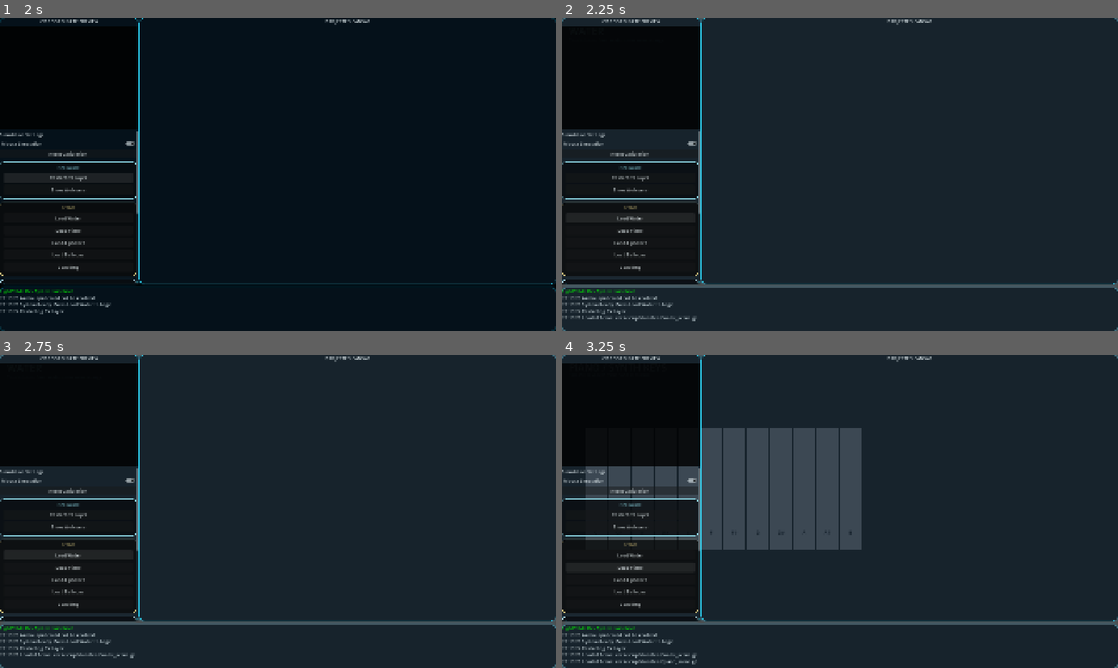
Above: before the commit, frames 1-4 (two rows, left to right).
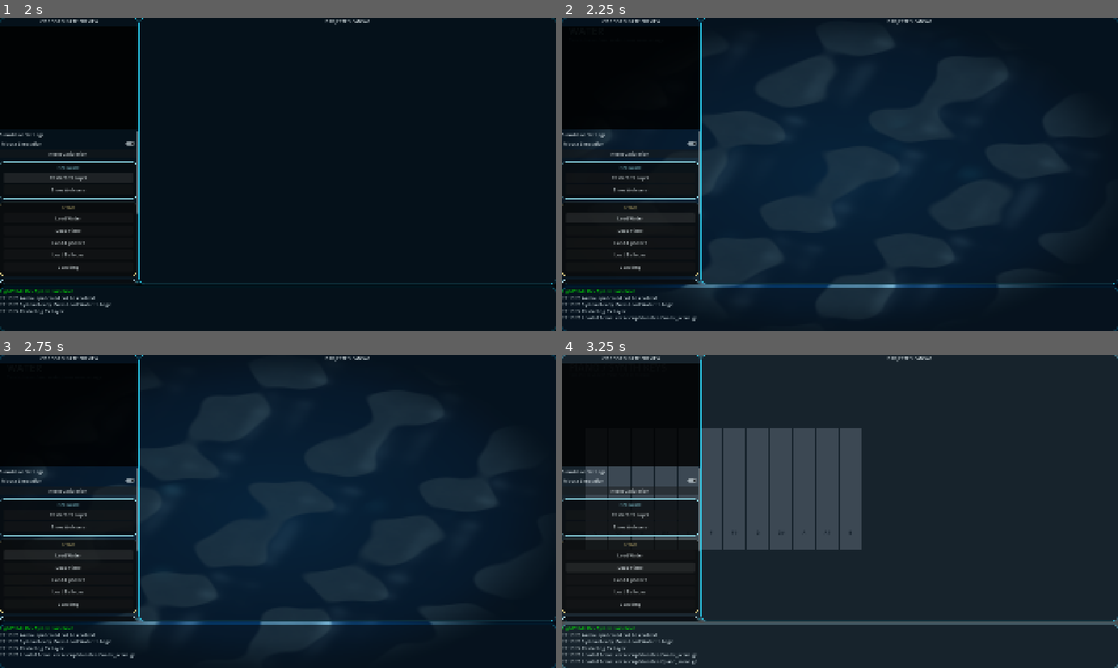
Above: after the commit, the same moments.

Repository: Illusiontechnique/LightTable
Game: Godot game, scene res://scenes/main.tscn
Same seed, same stepped clock (60 frames per second), same inputs: the game is played once before the commit and once after it.
Inputs:
- Up to frame 1 (2 s): click "Mouse Simulation" at 0.5 s; click "Restart CV Layer" at 1.25 s
- Up to frame 2 (2.25 s): click "Load Water" at 2 s
- Up to frame 3 (2.75 s): no input
- Up to frame 4 (3.25 s): click "Load Piano" at 2.75 s

Frame 1 is identical in both runs. In frame 2, 3.1% of the frame differs, in the area x 0-100%, y 0-100%; in frame 3, 3.2%; in frame 4, nothing differs.
Error before the commit: Invalid access to property or key 'socket' on a base object of type 'Node (osc_receiver.gd)'. (res://scripts/main.gd:421)
Error after the commit: Invalid access to property or key 'socket' on a base object of type 'Node (osc_receiver.gd)'. (res://scripts/main.gd:422)

Commit message:
Add logger autoload singleton and integrate logging into main and water scene scripts
Co-authored-by: Copilot <copilot@github.com>

Diff:
--- a/visual_layer/project.godot
+++ b/visual_layer/project.godot
@@ -21,3 +21,7 @@
 [network]
 
 limits/debugger/max_chars_per_second=32768
+
+[autoload]
+
+LTLog="*res://scripts/logger.gd"
--- a/visual_layer/scripts/content/water_scene.gd
+++ b/visual_layer/scripts/content/water_scene.gd
@@ -28,21 +28,28 @@
 # ─────────────────────────────────────────────────────────────────────────────
 
 func _ready() -> void:
-	# Dark ocean backdrop so nothing bleeds through at the edges
+	var vp_size := get_viewport_rect().size
+
+	# Dark ocean backdrop — explicit size since parent is Node2D (anchors don't apply)
 	var bg := ColorRect.new()
 	bg.color = Color(0.01, 0.03, 0.10)
-	bg.set_anchors_and_offsets_preset(Control.PRESET_FULL_RECT)
+	bg.position = Vector2.ZERO
+	bg.size = vp_size
 	add_child(bg)
 	move_child(bg, 0)
 
 	# Full-screen water shader surface
 	water_surface = ColorRect.new()
 	water_surface.name = "WaterSurface"
-	water_surface.set_anchors_and_offsets_preset(Control.PRESET_FULL_RECT)
+	water_surface.position = Vector2.ZERO
+	water_surface.size = vp_size
 	water_material = ShaderMaterial.new()
 	water_material.shader = load("res://assets/shaders/water.gdshader")
 	water_surface.material = water_material
 	add_child(water_surface)
+
+	# Re-size on window resize
+	get_viewport().size_changed.connect(_on_viewport_size_changed)
 
 	# Prime the aspect ratio before the first frame
 	_update_aspect()
@@ -65,6 +72,14 @@
 	var vp := get_viewport_rect().size
 	if vp.y > 0.0:
 		water_material.set_shader_parameter("aspect_ratio", vp.x / vp.y)
+
+
+func _on_viewport_size_changed() -> void:
+	var vp := get_viewport_rect().size
+	water_surface.size = vp
+	# Resize bg too (first child)
+	if get_child_count() > 0 and get_child(0) is ColorRect:
+		get_child(0).size = vp
 
 # ─────────────────────────────────────────────────────────────────────────────
 
--- /dev/null
+++ b/visual_layer/scripts/logger.gd
@@ -0,0 +1,144 @@
+extends Node
+
+# ─────────────────────────────────────────────────────────────────────────────
+#  Logger — autoload singleton
+#
+#  Writes structured log lines to  user://logs/YYYY-MM-DD.log
+#  On startup, any log file older than 7 days is deleted automatically.
+#
+#  Usage anywhere in the project:
+#      Logger.info("System ready")
+#      Logger.warn("Calibration data missing")
+#      Logger.error("Shader failed to load")
+#      Logger.event("scene_load", {"scene": "water", "fps": Engine.get_frames_per_second()})
+#
+#  Read recent logs at runtime:
+#      var lines = Logger.read_recent(3)   # last 3 days, returns Array[String]
+# ─────────────────────────────────────────────────────────────────────────────
+
+const MAX_AGE_DAYS  := 7
+const LOG_DIR       := "user://logs"
+
+var _log_file  : FileAccess = null
+var _today_path : String    = ""
+
+# ── Startup ───────────────────────────────────────────────────────────────────
+
+func _ready() -> void:
+	DirAccess.make_dir_recursive_absolute(LOG_DIR)
+	_purge_old_logs()
+	_open_today()
+	info("=== LightTable session start ===")
+	var ver : Dictionary = Engine.get_version_info()
+	info("Godot %s | OS: %s | renderer: %s" % [
+		ver.get("string", "?"),
+		OS.get_name(),
+		RenderingServer.get_video_adapter_name(),
+	])
+
+
+func _notification(what: int) -> void:
+	if what == NOTIFICATION_WM_CLOSE_REQUEST or what == NOTIFICATION_EXIT_TREE:
+		info("=== session end ===")
+		if _log_file:
+			_log_file.close()
+			_log_file = null
+
+# ── Public API ────────────────────────────────────────────────────────────────
+
+func info(msg: String) -> void:
+	_write("INFO ", msg)
+
+func warn(msg: String) -> void:
+	_write("WARN ", msg)
+
+func error(msg: String) -> void:
+	_write("ERROR", msg)
+
+## Log a named event with an optional dict of key/value metadata.
+func event(name: String, meta: Dictionary = {}) -> void:
+	var parts := PackedStringArray()
+	for k in meta:
+		parts.append("%s=%s" % [k, str(meta[k])])
+	_write("EVENT", "[%s] %s" % [name, " | ".join(parts)])
+
+## Return all log lines from the last `days` days as an Array[String].
+## Newest entries are last.
+func read_recent(days: int = 7) -> Array:
+	var out : Array = []
+	for i in range(days - 1, -1, -1):
+		var date : Dictionary = Time.get_date_dict_from_unix_time(
+			int(Time.get_unix_time_from_system()) - i * 86400
+		)
+		var path : String = _path_for(date)
+		if not FileAccess.file_exists(path):
+			continue
+		var f : FileAccess = FileAccess.open(path, FileAccess.READ)
+		if not f:
+			continue
+		while not f.eof_reached():
+			var line : String = f.get_line()
+			if line.strip_edges() != "":
+				out.append(line)
+		f.close()
+	return out
+
+## Print the last `lines` log lines to the Godot output (handy for quick review).
+func dump(lines: int = 40) -> void:
+	var all : Array = read_recent(MAX_AGE_DAYS)
+	var start : int = max(0, all.size() - lines)
+	for i in range(start, all.size()):
+		print(all[i])
+
+# ── Internals ─────────────────────────────────────────────────────────────────
+
+func _write(level: String, msg: String) -> void:
+	# Roll file at midnight
+	var now_date : Dictionary = Time.get_date_dict_from_unix_time(int(Time.get_unix_time_from_system()))
+	var current_path : String = _path_for(now_date)
+	if current_path != _today_path:
+		_open_today()
+
+	var ts   : String = Time.get_time_string_from_system()
+	var line : String = "[%s][%s] %s" % [ts, level, msg]
+
+	print(line)
+
+	if _log_file:
+		_log_file.store_line(line)
+		_log_file.flush()
+
+
+func _open_today() -> void:
+	if _log_file:
+		_log_file.close()
+	var date : Dictionary = Time.get_date_dict_from_unix_time(int(Time.get_unix_time_from_system()))
+	_today_path = _path_for(date)
+	_log_file = FileAccess.open(_today_path, FileAccess.READ_WRITE)
+	if not _log_file:
+		# File doesn't exist yet — create it
+		_log_file = FileAccess.open(_today_path, FileAccess.WRITE)
+	if _log_file:
+		_log_file.seek_end()   # append mode
+
+
+func _path_for(date: Dictionary) -> String:
+	return "%s/%04d-%02d-%02d.log" % [LOG_DIR, date["year"], date["month"], date["day"]]
+
+
+func _purge_old_logs() -> void:
+	var cutoff : int = int(Time.get_unix_time_from_system()) - MAX_AGE_DAYS * 86400
+	var dir : DirAccess = DirAccess.open(LOG_DIR)
+	if not dir:
+		return
+	dir.list_dir_begin()
+	var fname : String = dir.get_next()
+	while fname != "":
+		if fname.ends_with(".log"):
+			var full : String = LOG_DIR + "/" + fname
+			var modified : int = int(FileAccess.get_modified_time(full))
+			if int(modified) < cutoff:
+				dir.remove(fname)
+				print("[Logger] Purged old log: ", fname)
+		fname = dir.get_next()
+	dir.list_dir_end()
--- a/visual_layer/scripts/main.gd
+++ b/visual_layer/scripts/main.gd
@@ -413,6 +413,7 @@
 	active_scene = new_node
 	background.visible = false
 	log_message("Loaded Scene: " + script_path)
+	LTLog.event("scene_load", {"scene": script_path, "fps": Engine.get_frames_per_second()})
 
 func _on_restart_cam_pressed():
 	log_message("Restarting CV Layer...")
@@ -433,6 +434,7 @@
 
 func log_message(msg: String):
 	log_text.append_text("\n[color=gray]" + Time.get_time_string_from_system() + "[/color] " + msg)
+	LTLog.info(msg)
 
 func _input(event):
 	if event.is_action_pressed("ui_cancel"): # ESC key
@@ -506,3 +508,4 @@
 
 	if id != 99 and state == "press": # Only log non-simulated real events
 		log_message("Interaction Start: ID " + str(id))
+		LTLog.event("touch", {"id": id, "x": snapped(pos.x, 0.001), "y": snapped(pos.y, 0.001)})
